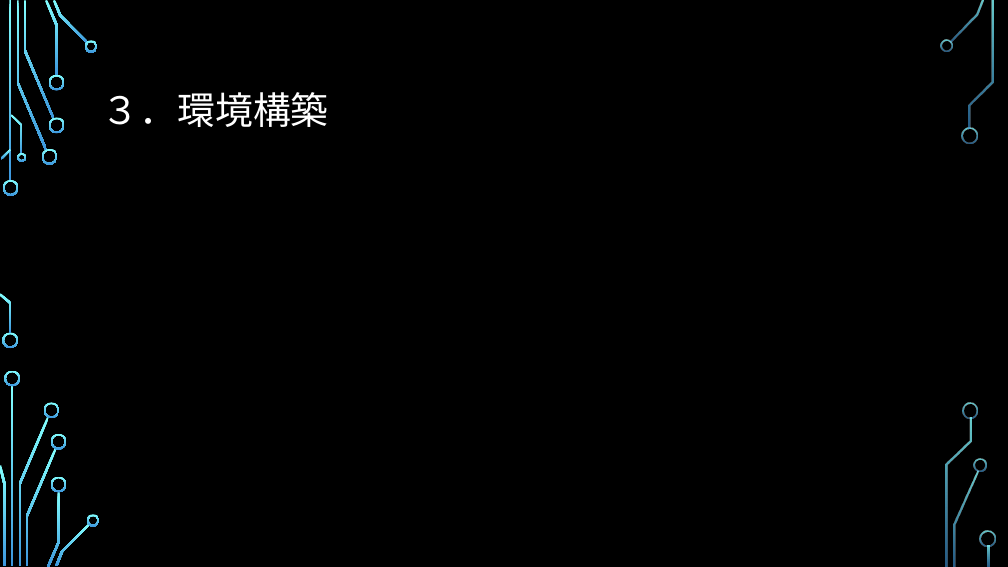
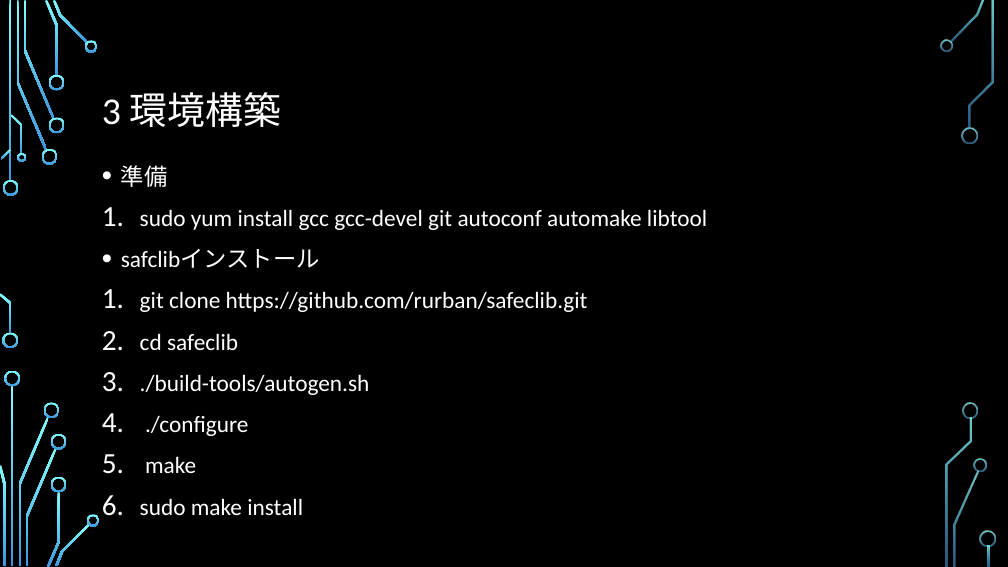
Before and after one commit to a1852rw/aiit_004_SecurePrograming, a slide deck: slide 6 of 003_documents/グループ２発表資料.pptx (slide 5 before the commit). Drawn at 1008x567 pixels with LibreOffice and Linux fonts; fonts in the diff are those of the drawing; background and template pictures are left out. Boxes give left, top, right and bottom in pixels: in the first picture for what was removed or moved away, otherwise in the second. Text is boxed around its words. In the diff, an @@ line names an element or a change of style, - is before the commit and + after.

```diff
--- a/003_documents/グループ２発表資料.pptx
+++ b/003_documents/グループ２発表資料.pptx
@@ title at (x1=102, y1=92, x2=281, y2=127): text changed @@
-３．環境構築
+3 環境構築
@@ text added at (x1=121, y1=165, x2=707, y2=515), 22.2 pt, text #FFFFFF @@
+• 準備
+1. sudo yum install gcc gcc-devel git autoconf automake libtool
+• safclibインストール
+1. git clone https://github.com/rurban/safeclib.git
+2. cd safeclib
+3. ./build-tools/autogen.sh
+4. ./configure
+5. make
+6. sudo make install
```
Also in this commit, not shown: 1 other slide changed, 15 slides added, 3 slides removed, 1 other file.
